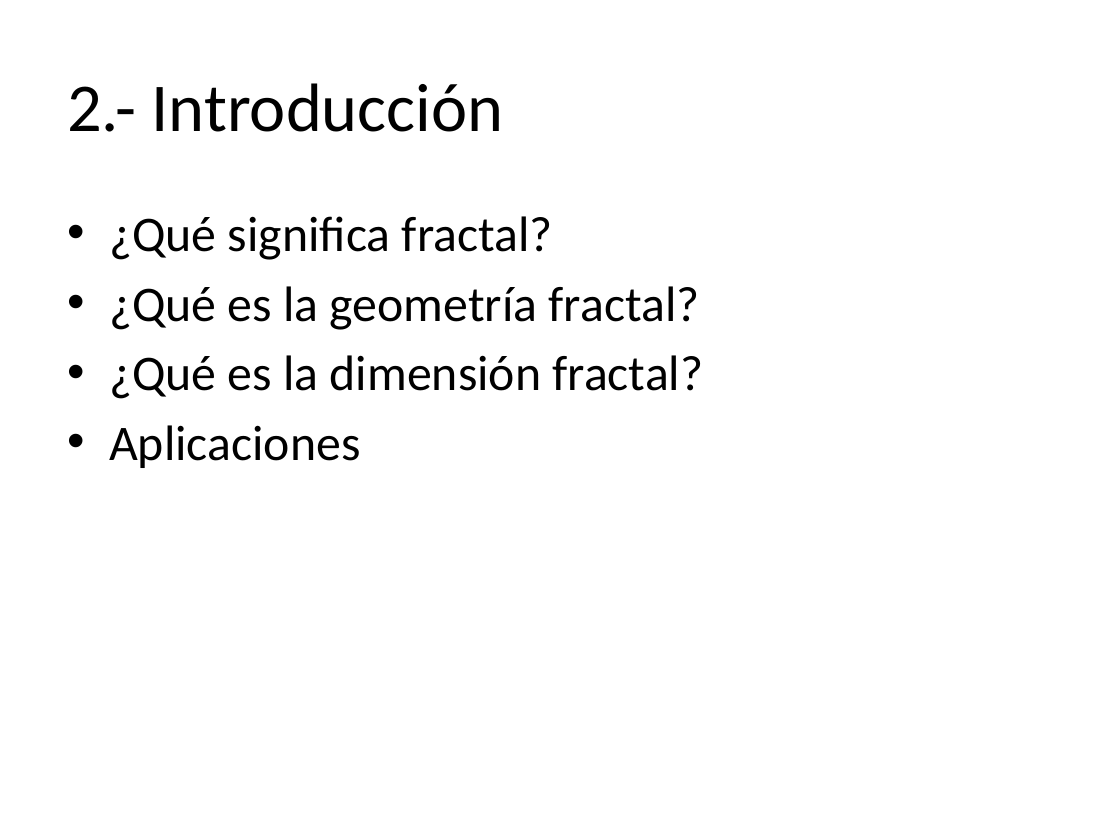
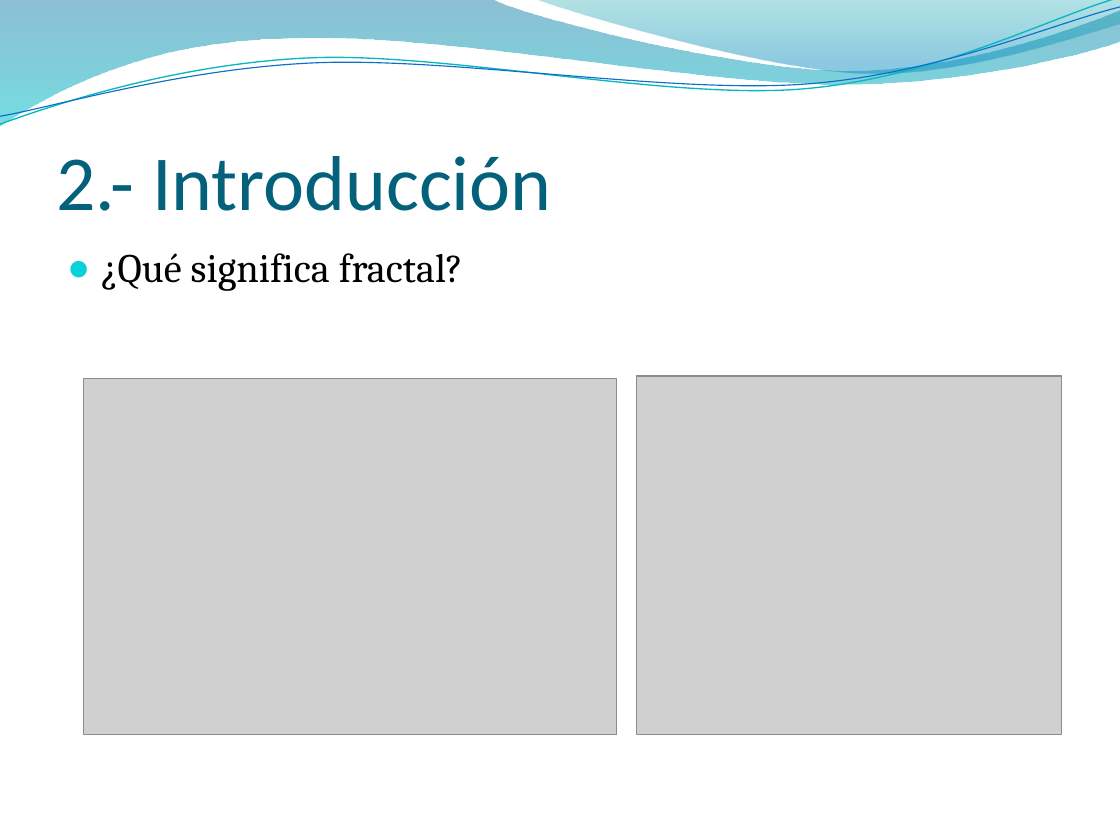
Before and after one commit to givorra/TFG, a slide deck: slide 5 of doc/presentacion.pptx (slide 4 before the commit). Drawn at 1120x840 pixels with LibreOffice and Linux fonts; fonts in the diff are those of the drawing; grey boxes stand for pictures; background and template pictures are left out. Boxes give left, top, right and bottom in pixels: in the first picture for what was removed or moved away, otherwise in the second. Text is boxed around its words. In the diff, an @@ line names an element or a change of style, - is before the commit and + after.

```diff
--- a/doc/presentacion.pptx
+++ b/doc/presentacion.pptx
@@ freeform shape added at box(0, 0, 1120, 127), fill gradient #0074A1 to #00C6CF @@
@@ freeform shape added at box(0, 0, 1120, 131), outline #0AB8BF 0.85 pt @@
@@ freeform shape added at box(0, 7, 1120, 125), outline #0F6FC6 0.75 pt @@
@@ freeform shape added at box(536, 0, 1120, 77), fill gradient #00A1A9 to #008BBF @@
@@ title "2.- Introducción": place and size @@
-title "2.- Introducción" at box(67, 83, 504, 132)
+title "2.- Introducción" at box(56, 156, 551, 211)
@@ title "2.- Introducción" at box(56, 156, 551, 211): size 44 to 50 pt, text colour #000000 to #04617B; vertical alignment middle to bottom @@
@@ text "¿Qué significa fractal?": place and size @@
-text "¿Qué significa fractal?" at box(109, 216, 704, 468)
+text "¿Qué significa fractal?" at box(101, 253, 463, 291)
@@ text "¿Qué significa fractal?" at box(101, 253, 463, 291): size 32 to 26 pt, font Calibri to Cambria; bullet • to ●; less space between paragraphs @@
@@ text at box(109, 286, 704, 468): paragraphs removed @@
-• ¿Qué es la geometría fractal?
-• ¿Qué es la dimensión fractal?
-• Aplicaciones
@@ picture added at box(84, 379, 617, 734) @@
@@ picture added at box(637, 376, 1062, 735) @@
```
Also in this commit, not shown: 4 other slides changed, 8 slides added.
